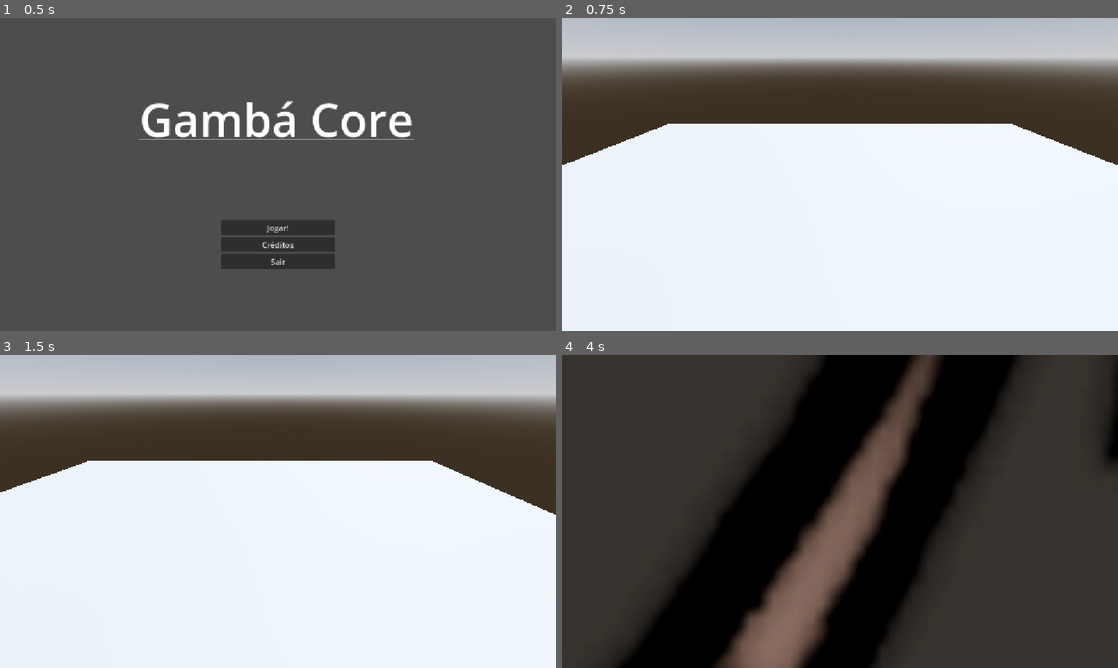
Above: before the commit, frames 1-4 (two rows, left to right).
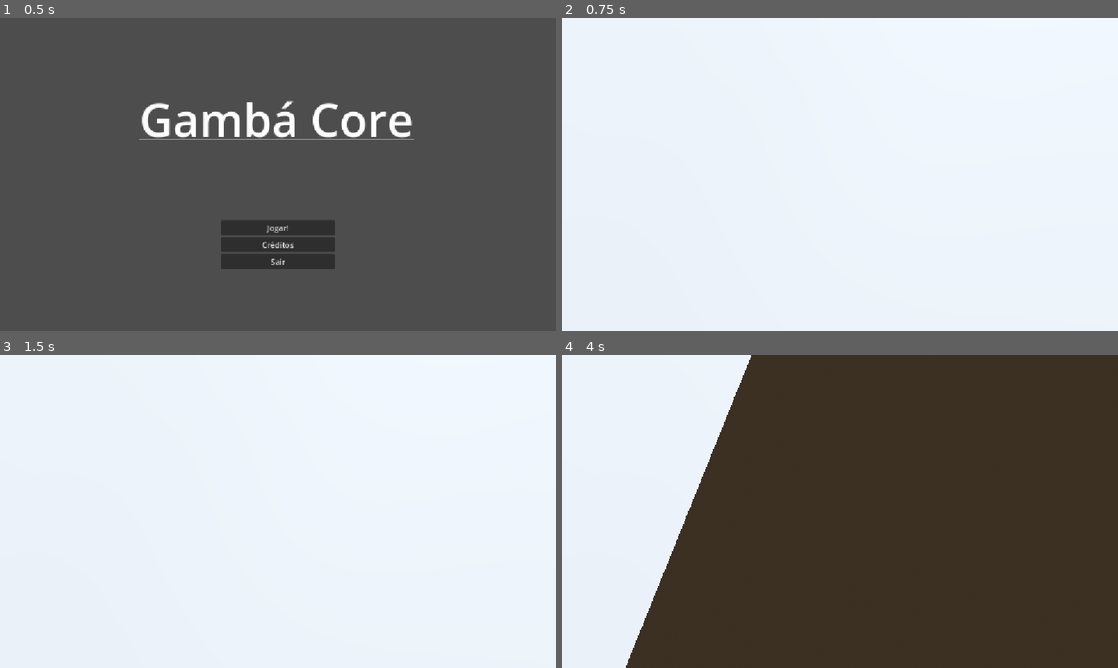
Above: after the commit, the same moments.

Repository: sam-cavalheiro/felpojam-2026
Game: Godot game, scene res://Nodes/Scenes/title_menu_scene.tscn
Two runs of this game, one before a commit and one after it. Both use one fixed random seed, a clock stepped at 60 frames per second and the inputs below.
Inputs:
- Up to frame 1 (0.5 s): no input
- Up to frame 2 (0.75 s): click "Jogar!" at 0.5 s
- Up to frame 3 (1.5 s): tap Enter (ui_accept) at 1.25 s; hold Right (move_right) from 1.28 s (still down)
- Up to frame 4 (4 s): tap Enter (ui_accept) at 1.52, 2.27, 2.75, 3.77 s; release Right (move_right) at 2.03 s; hold Down (move_down) 2.03-2.78 s; hold Right (move_right) 2.78-3.53 s; hold Up (move_up) from 3.53 s (still down)

Frame 1 is identical in both runs. In frame 2, 36% of the frame differs, in the area x 0-100%, y 0-47%; in frame 3, 37%; in frame 4, 62%, in the area x 0-100%, y 0-100%.

Commit message:
Altera ângulo da câmera

Diff:
--- a/Nodes/camera_follower.tscn
+++ b/Nodes/camera_follower.tscn
@@ -1,6 +1,9 @@
 [gd_scene format=3 uid="uid://dwgu8taso2e0w"]
 
 [ext_resource type="Script" uid="uid://bp2ysnggsm1md" path="res://Scripts/camera_follower.gd" id="1_umjx8"]
+
+[sub_resource type="StandardMaterial3D" id="StandardMaterial3D_umjx8"]
+albedo_color = Color(1, 0, 0, 1)
 
 [sub_resource type="BoxMesh" id="BoxMesh_umjx8"]
 
@@ -10,9 +13,10 @@
 max_follow_distance = 0.6
 
 [node name="Camera3D" type="Camera3D" parent="." unique_id=1115332085]
-transform = Transform3D(1, 0, 0, 0, 0.8660254, 0.5, 0, -0.5, 0.8660254, 0, 1, 1)
+transform = Transform3D(1, 0, 0, 0, 0.47715876, 0.87881714, 0, -0.87881714, 0.47715876, 0, 0.95, 0.4)
 
 [node name="MeshInstance3D" type="MeshInstance3D" parent="." unique_id=2135865168]
 transform = Transform3D(0.41480768, 0, 0, 0, 0.41480768, 0, 0, 0, 0.41480768, 0, 0, 0)
 visible = false
+material_override = SubResource("StandardMaterial3D_umjx8")
 mesh = SubResource("BoxMesh_umjx8")
